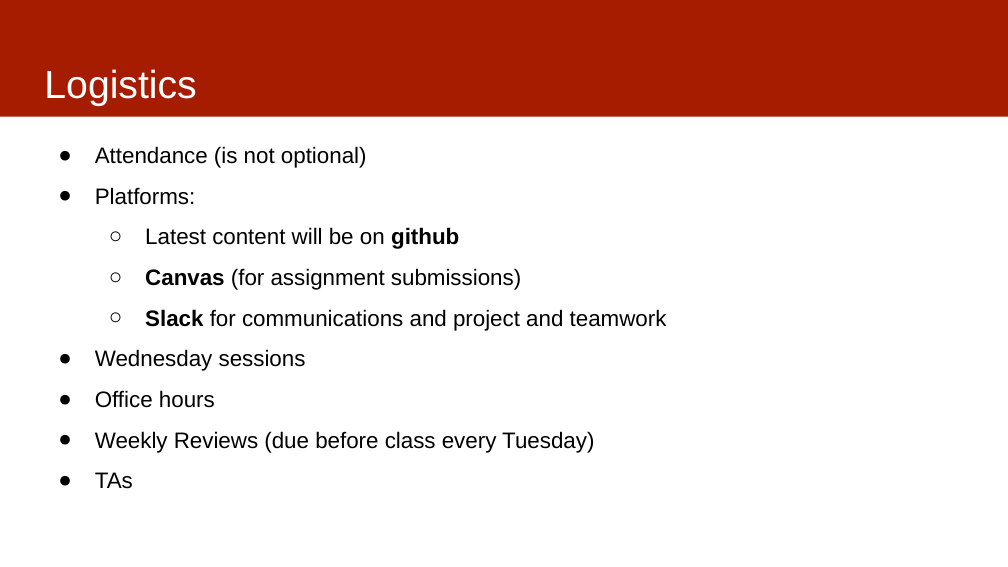
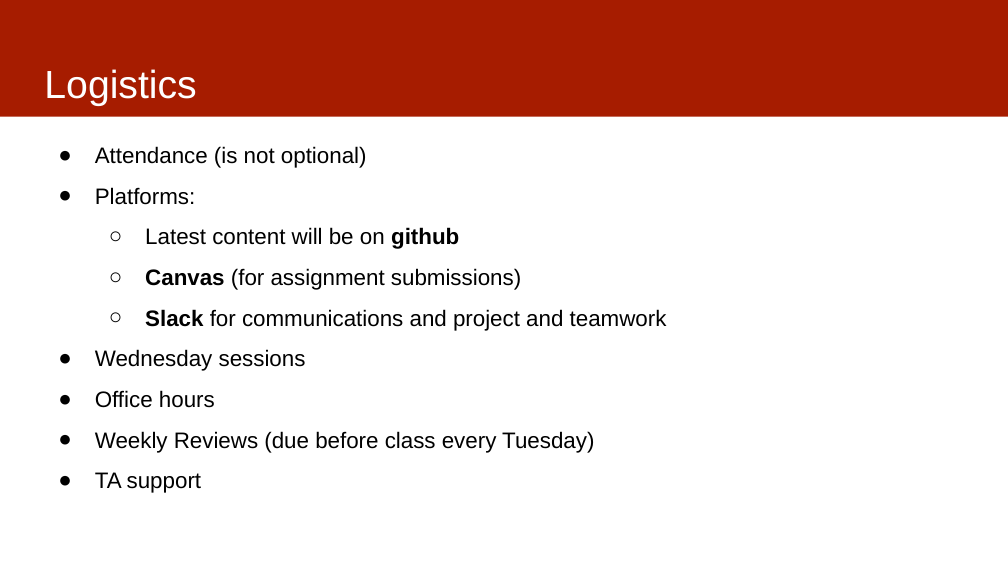
Before and after one commit to dssg/mlforpublicpolicylab, a slide deck: slide 10 of Lectures/01-ClassOverview.pptx (slide 12 before the commit). Drawn at 1008x567 pixels with LibreOffice and Linux fonts; fonts in the diff are those of the drawing. Boxes give left, top, right and bottom in pixels: in the first picture for what was removed or moved away, otherwise in the second. Text is boxed around its words. In the diff, an @@ line names an element or a change of style, - is before the commit and + after.

```diff
--- a/Lectures/01-ClassOverview.pptx
+++ b/Lectures/01-ClassOverview.pptx
@@ text at [95, 472, 201, 493]: text changed @@
-● TAs
+● TA support
```
Also in this commit, not shown: 5 other slides changed, 2 slides removed.
